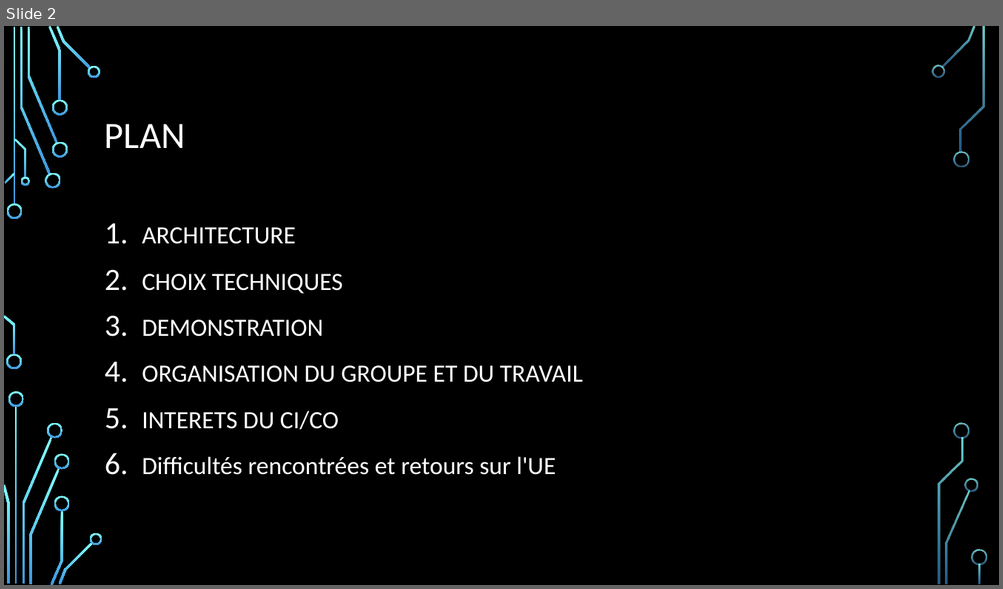
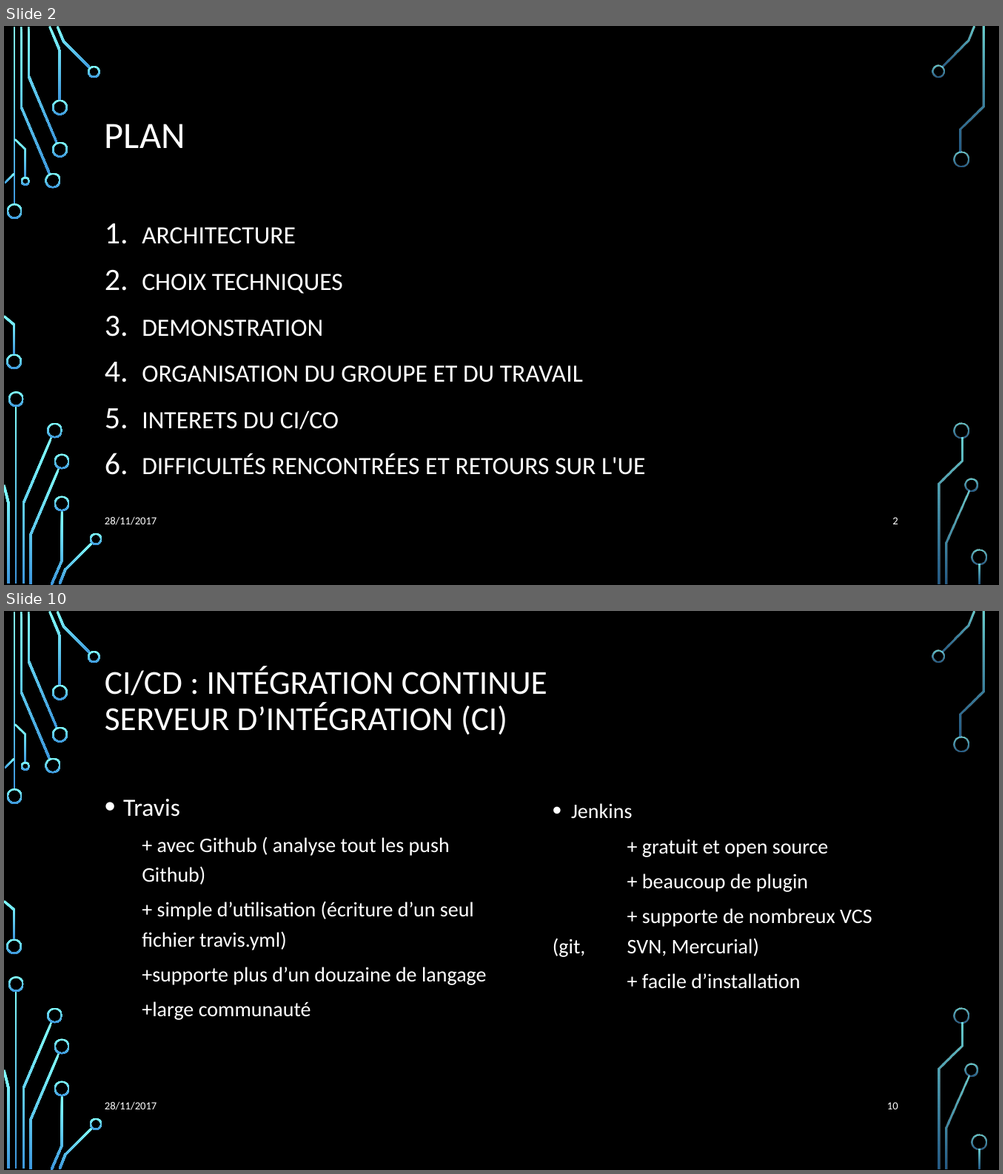
Before and after one commit to Julienbtn/cloud-project-equipe-7, a slide deck: Presentation Cloud.pptx. Shown one above the other, each under a label of ours: slide 2 before the commit, slides 2 and 10 after it; the slides between them are not shown. The pictures are 1003x589 and 1003x1174 pixels, drawn with LibreOffice and Linux fonts; fonts in the diff are those of the drawing; background and template pictures are left out. Boxes give left, top, right and bottom in pixels: in the first picture for what was removed or moved away, otherwise in the second. Text is boxed around its words. In the diff, an @@ line names an element or a change of style, - is before the commit and + after.

```diff
--- a/Presentation Cloud.pptx
+++ b/Presentation Cloud.pptx
@@ slide 10 added at bbox=[4, 611, 999, 1170], background picture (left out); not listed: 36 template elements that a slide beside it also shows @@
@@ title added at bbox=[105, 666, 547, 735], 32.4 pt, text #FFFFFF @@
+CI/CD : INTÉGRATION CONTINUE
+SERVEUR D’INTÉGRATION (CI)
@@ text added at bbox=[123, 799, 486, 1020], 20 pt, text #FFFFFF @@
+• Travis
+  + avec Github ( analyse tout les push Github)
+  + simple d’utilisation (écriture d’un seul fichier travis.yml)
+  +supporte plus d’un douzaine de langage
+  +large communauté
@@ text added at bbox=[571, 803, 871, 989], 20 pt, text #FFFFFF @@
+  • Jenkins
+  + gratuit et open source
+  + beaucoup de plugin
+  + supporte de nombreux VCS (git, SVN, Mercurial)
+  + facile d’installation
@@ text added at bbox=[105, 1102, 156, 1111], 10.5 pt, text #FFFFFF @@
+28/11/2017
@@ page number added at bbox=[887, 1102, 898, 1110], 10.5 pt, text #FFFFFF @@
+10
@@ slide 2 changed as well @@
@@ text at bbox=[142, 454, 645, 475]: text changed @@
-6. Difficultés rencontrées et retours sur l'UE
+6. DIFFICULTÉS RENCONTRÉES ET RETOURS SUR L'UE
@@ text added at bbox=[105, 517, 156, 526], 10.5 pt, text #FFFFFF @@
+28/11/2017
@@ page number added at bbox=[892, 517, 897, 525], 10.5 pt, text #FFFFFF @@
+2
```
Also in this commit, not shown: 3 other slides changed, 8 other slides added, 4 slides removed, 2 other files.
